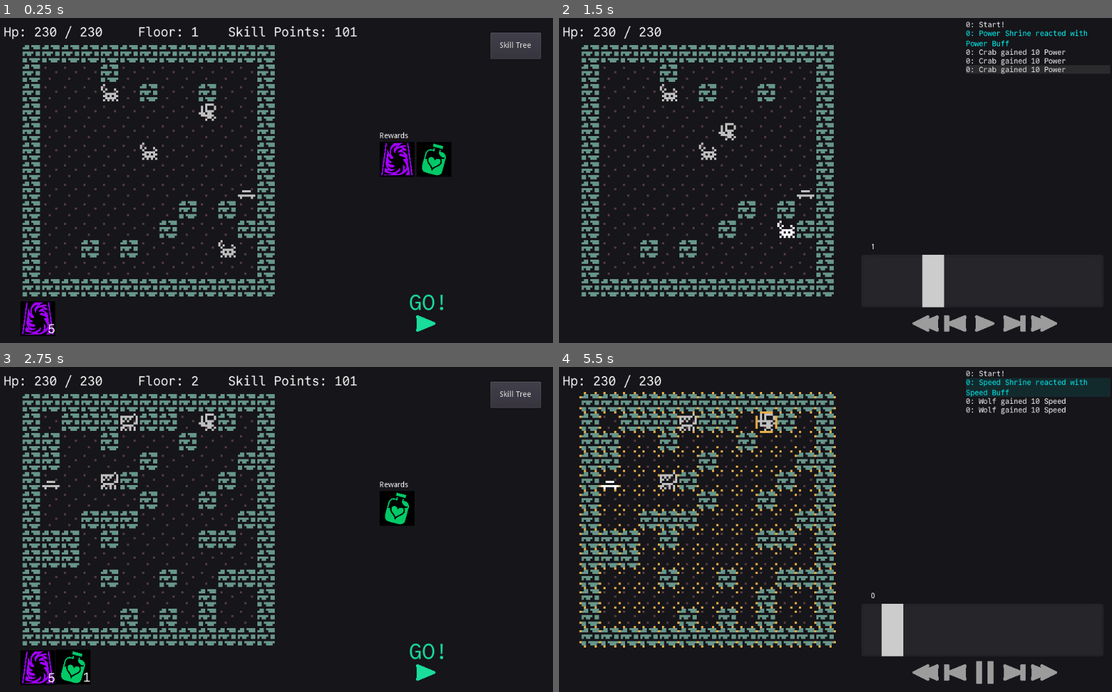
Above: before the commit, frames 1-4 (two rows, left to right).
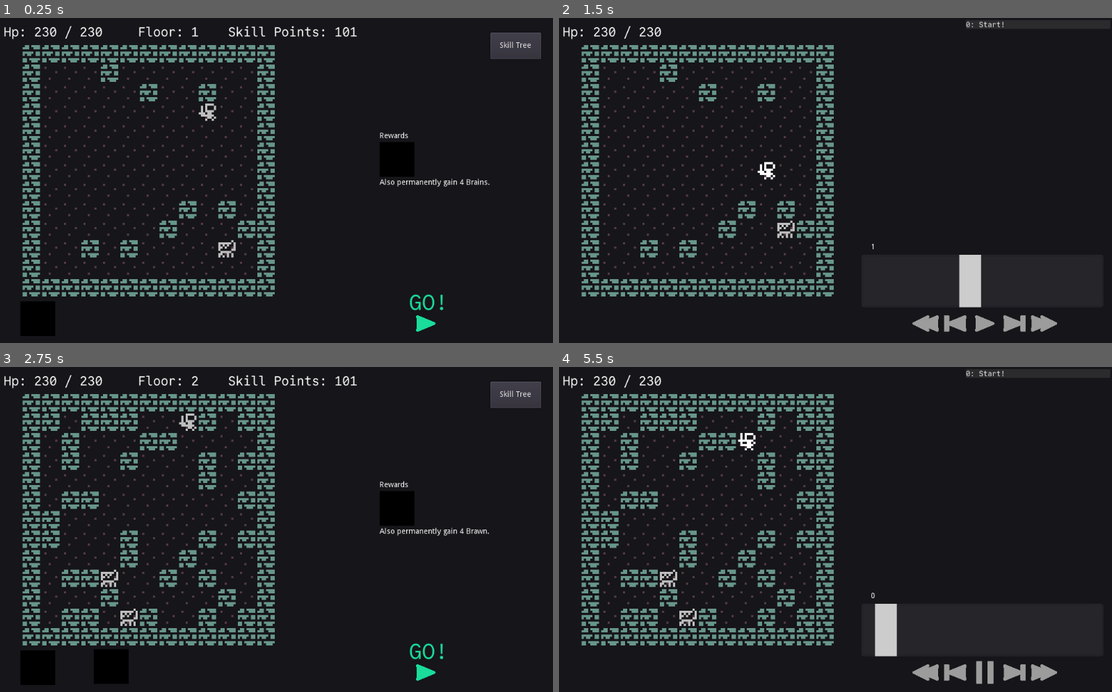
Above: after the commit, the same moments.

Repository: redxaxder/7DRL2024
Game: Godot game, scene res://main.tscn
The game is run twice, just before and just after one commit, with the same random seed, the same clock (stepped at 60 frames per second) and the same inputs.
Inputs (mouse positions are in pixels of both pictures, inside the frame that each line leads up to):
- Up to frame 1 (0.25 s): no input
- Up to frame 2 (1.5 s): click (984, 317) at 0.5 s; tap Enter (return) at 1.25 s; move the mouse to (835, 180) at 1.27 s; hold D (right) from 1.28 s (still down); hold Enter (return) from 1.28 s (still down); click (835, 180) at 1.42 s
- Up to frame 3 (2.75 s): tap Space (toggle) at 1.55, 2.1 s; move the mouse to (165, 545) at 2.02 s; release D (right) at 2.03 s; release Enter (return) at 2.03 s; hold S (down) from 2.03 s (still down); click (165, 545) at 2.17 s; tap Enter (return) at 2.3 s
- Up to frame 4 (5.5 s): move the mouse to (890, 458) at 2.77 s; release S (down) at 2.78 s; hold D (right) 2.78-3.53 s; hold Enter (return) 2.78-3.53 s; click (890, 458) at 2.92 s; tap Space (toggle) at 3.05, 3.6, 5, 5.3 s; move the mouse to (807, 594) at 3.52 s; hold Up (ui_up) 3.53-4.25 s; click (807, 594) at 3.67 s; tap Enter (return) at 3.8 s; click (1040, 373) at 4.27 s; move the mouse to (1001, 578) at 5.02 s; hold A (left) from 5.03 s (still down); hold Enter (return) from 5.03 s (still down); click (1001, 578) at 5.17 s

The runs differ from the first frame. In frame 1, 1.8% of the frame differs, in the area x 3-89%, y 20-98%; in frame 2, 2.6%; in frame 3, 8.3%; in frame 4, 9.7%, in the area x 3-96%, y 3-90%.

Commit message:
WIP. Stats description on skills view. CONSUMABLE BUTTONS BROKEN.

Diff:
--- a/ViewSkillTree.gd
+++ b/ViewSkillTree.gd
@@ -13,6 +13,8 @@
 var clicked_skill: Skill
 var unlocked_skills: Dictionary
 var containers: Array
+
+var reward_bonuses = []
 
 
 
@@ -53,7 +55,7 @@
 	$SkillTreeContainer/UnlockButton.connect("pressed", self, 'unlockSkill', [])
 
 
-	get_node("%SkillTreeContainer").connect("mouse_exited", self, 'unhover_container', [])
+	# get_node("%SkillTreeContainer").connect("mouse_exited", self, 'unhover_container', [])
 
 func set_skills(st: SkillTree):
 	selected_skill = null
@@ -69,7 +71,7 @@
 			var button = preload("res://graphics/random_icon.tscn").instance()
 			button.connect("pressed", self, 'click_skill', [skill, button])
 			button.connect("mouse_entered", self, 'hover_button', [skill, button])
-			#button.connect("mouse_exited", self, 'unhover_button', [skill, button])
+			button.connect("mouse_exited", self, 'unhover_button', [skill, button])
 			button.set_input(skill)
 			button.mouse_filter = Control.MOUSE_FILTER_PASS
 			containers[i].add_child(button)
@@ -212,6 +214,9 @@
 		update_num_skills_to_unlock(progress)
 		emit_signal("skill_unlocked")
 
+func set_reward_bonuses(p_reward_bonuses):
+	reward_bonuses = p_reward_bonuses
+
 func recalculate_player_bonuses():
 	player_stats.clear_bonuses()
 
@@ -225,8 +230,47 @@
 	# add in skill tree unlock bonuses
 	for skill in skill_tree.unlocks:
 		if skill.kind == Skill.Kind.Bonus:
-			pass
-			#player_stats.apply_bonus(skill.bonus)
+			for b in skill.bonuses:
+				player_stats.apply_bonus(b)
+
+
+	for b in reward_bonuses:
+		player_stats.apply_bonus(b)
+
+	update_stats(player_stats)
+
+func update_stats(player_stats):
+	var methods = [
+		"Brawn",
+		"Brains",
+		"Guts",
+		"Eyesight",
+		"Footwork",
+		"Hustle",
+#
+#		"max_hp",
+#		"damage",
+#		"speed",
+#		"accuracy",
+#		"evasion",
+#		"crit",
+#		"crit_chance",
+#		"crit_mult",
+#		"physical", "fire", "poison", "ice",
+#		"physical_resist", "fire_resist", "poison_resist", "ice_resist"
+	]
+	var dict = {}
+	for k in methods: dict[k] = player_stats.call(k.to_lower())
+	var stats_text = ""
+	stats_text += "Stats:\n"
+	stats_text += "------\n"
+	for key in dict:
+		stats_text += "{0}: {1}    ({2})\n".format([
+			key,
+			dict[key],
+			player_stats.call(key.to_lower()+"_desc")
+		])
+	get_node("%Stats").text = stats_text
 
 func update_num_skills_to_unlock(p_progress: int):
 	progress = p_progress
--- a/ViewSkillTree.tscn
+++ b/ViewSkillTree.tscn
@@ -64,3 +64,12 @@
 margin_right = 200.0
 margin_bottom = 223.0
 text = "Unlock"
+
+[node name="Stats" type="RichTextLabel" parent="."]
+unique_name_in_owner = true
+margin_left = 670.0
+margin_top = 284.0
+margin_right = 970.0
+margin_bottom = 584.0
+text = "Foo bar asdkflasjfdsa
+"
--- a/data/combat_model/StatBlock.gd
+++ b/data/combat_model/StatBlock.gd
@@ -42,6 +42,13 @@
 func footwork(): return get_modified_stat(Stat.Kind.Footwork)
 func hustle(): return get_modified_stat(Stat.Kind.Hustle)
 
+func brawn_desc(): return "affects Health & Damage"
+func brains_desc(): return "affects Accuracy & Damage"
+func guts_desc(): return "affects Health & Evasion"
+func eyesight_desc(): return "affects Accuracy & Crit"
+func footwork_desc(): return "affects Speed & Evasion"
+func hustle_desc(): return "affects Speed & Crit"
+
 # derived stats
 func max_hp() -> int: return get_modified_stat(Stat.Kind.Health)
 func accuracy() -> int: return get_modified_stat(Stat.Kind.Accuracy)
--- a/data/consumables/Consumables.gd
+++ b/data/consumables/Consumables.gd
@@ -9,8 +9,11 @@
 
 export var health_potion_amount = 25
 
+export var stat_reward_increase = 4
+
 var rewards = []
-var won_rewards = [];
+var won_rewards = []
+var won_stats = []
 
 var CONSUMABLE_TYPES = {
 	"teleport": {
@@ -72,9 +75,21 @@
 		better_button.connect("mouse_exited",self,"unhover_button", [config, better_button])
 		unhover_button(config, better_button)
 
+# copy consumable rewards to won_rewards so they can be slowly transferred out
+# immediately returned reward stat bonuses
 func win_rewards():
 	won_rewards = DataUtil.dup_array(rewards)
-	pass
+
+	var reward_bonuses = []
+	for s in won_stats:
+		var bonus = Bonus.new()
+		bonus.initialize_bonus(s, stat_reward_increase)
+		reward_bonuses.append(bonus)
+
+
+	print("won rewards "+ str(stat_reward_increase))
+
+	return reward_bonuses
 
 func transfer_reward():
 	var r = won_rewards.pop_back()
@@ -83,7 +98,37 @@
 		consumable_inventory[r] += 1
 		CONSUMABLE_TYPES[r].shake = 30
 
+func get_reward_messages():
+	var messages = []
+	for reward_key in rewards:
+		var reward_name = CONSUMABLE_TYPES[reward_key].name
+		messages.append(str("You got a ", reward_name,"."))
+
+	print("get rewards messages"+ str(stat_reward_increase))
+
+	for s in won_stats:
+		messages.append("You gain {0} {1}.".format([
+			stat_reward_increase,
+			Stat.NAME[s]
+		]))
+	return messages
+
 func init_rewards():
+	var stat_text = ""
+	won_stats = [
+		randi() % 6
+	]
+	stat_reward_increase = (randi() % 3) + 3
+	print("init rewards "+ str(stat_reward_increase))
+
+	for s in won_stats:
+		stat_text += "Also permanently gain {0} {1}.\n".format([
+			stat_reward_increase,
+			Stat.NAME[s]
+		])
+	get_node("%stat").text = stat_text
+
+
 	var children = get_node("%Rewards").get_children()
 	for c in children:
 		c.queue_free()
--- a/data/skills/Activation.gd
+++ b/data/skills/Activation.gd
@@ -40,7 +40,6 @@
 	# on-crit
 	#medium
 	# overkill
-	MAX
 	}
 enum FilterFocus { Source, Target }
 const FILTER_FOCUS = [
--- a/main.gd
+++ b/main.gd
@@ -23,6 +23,8 @@
 var next_encounter_base_state: EncounterState # without player buffs applied
 var next_encounter_map: Map
 var encounter_result: EncounterState
+
+var reward_bonuses = []
 
 # are we waiting for the player to decide to do an encounter, (true) or
 # are we in the history view (false)?
@@ -90,11 +92,14 @@
 func new_game():
 	gameover = false
 
+	reward_bonuses = []
+
 	skill_tree = SkillTree.new()
 #	skill_tree.hand_rolled_skill_tree()
 	skill_tree.random_skill_tree(1234)
 	get_node("%ViewSkillTree").set_skills(skill_tree)
 	player_stats = Actor.get_stat_block(Actor.Type.Player)
+	get_node("%ViewSkillTree").update_stats(player_stats)
 	player_hp = player_stats.max_hp()
 	progress = 0
 
@@ -102,6 +107,7 @@
 	randomize()
 	get_node("%ConsumablesContainer").init_starting_consumables()
 	make_encounter()
+
 
 
 func history_scroll(s: EncounterState, what: EncounterEvent):
@@ -136,9 +142,8 @@
 	var victory_text = []
 	var Consumables =  get_node("ConsumablesContainer")
 	victory_text.append("You won!")
-	for reward_key in Consumables.rewards:
-		var reward_name = Consumables.CONSUMABLE_TYPES[reward_key].name
-		victory_text.append(str("You got a ", reward_name,"."))
+	victory_text.append_array(Consumables.get_reward_messages())
+
 	driver.tick()
 	get_node("%state_view").init_view(driver.history.get_state(0), map)
 	get_node("%history_view").view(driver.history, map, victory_text)
@@ -164,15 +169,25 @@
 	player_hp = remaining_hp - temp_hp
 
 	if player_hp > 0:
-		get_node("%ConsumablesContainer").win_rewards()
+		win_rewards()
 		make_encounter()
 	else:
 		gameover = true
 		update_button_visibility()
 
 func sneak():
-	get_node("%ConsumablesContainer").win_rewards()
+	win_rewards()
 	no_go()
+
+func win_rewards():
+	reward_bonuses.append_array(
+		get_node("%ConsumablesContainer").win_rewards()
+	)
+	var prev_max_hp = player_stats.max_hp()
+	get_node("%ViewSkillTree").set_reward_bonuses(reward_bonuses)
+	get_node("%ViewSkillTree").recalculate_player_bonuses()
+	var new_max_hp = player_stats.max_hp()
+	player_hp = player_hp + new_max_hp - prev_max_hp
 
 func restart():
 	new_game()
@@ -220,7 +235,7 @@
 		var spawn = e.units[randi() % e.units.size()]
 		state.add_actor(Actor.create_unit(spawn, Constants.ENEMY_FACTION), passable.pop_back().loc)
 
-	var max_shrines = 1 + int(progress / 5)
+	var max_shrines = int(progress / 5)
 	var num_shrines = randi() % (max_shrines + 1)
 	for _i in num_shrines:
 		if passable.size() == 0: break
--- a/main.tscn
+++ b/main.tscn
@@ -219,20 +219,23 @@
 margin_bottom = -291.0
 
 [node name="Label" type="Label" parent="ConsumablesContainer/RewardsContainer"]
-margin_right = 53.0
+margin_right = 69.0
 margin_bottom = 14.0
 text = "Rewards"
 
 [node name="Rewards" type="HBoxContainer" parent="ConsumablesContainer/RewardsContainer"]
 unique_name_in_owner = true
 margin_top = 18.0
-margin_right = 53.0
+margin_right = 69.0
 margin_bottom = 18.0
 
 [node name="stat" type="Label" parent="ConsumablesContainer/RewardsContainer"]
+unique_name_in_owner = true
 margin_top = 22.0
-margin_right = 53.0
-margin_bottom = 36.0
+margin_right = 69.0
+margin_bottom = 53.0
+text = "Gain stat 1
+Gain stat 2"
 
 [node name="ConsumablesCounter" type="Timer" parent="."]
 unique_name_in_owner = true
--- a/misc/BetterButton.tscn
+++ b/misc/BetterButton.tscn
@@ -3,15 +3,16 @@
 [ext_resource path="res://fonts/CommitMono-400-Regular.otf" type="DynamicFontData" id=1]
 [ext_resource path="res://misc/BetterButton.gd" type="Script" id=2]
 
-[sub_resource type="StyleBoxTexture" id=3]
+[sub_resource type="StyleBoxTexture" id=1]
 
 [sub_resource type="DynamicFont" id=2]
 font_data = ExtResource( 1 )
 
 [node name="BetterButton" type="Panel"]
+modulate = Color( 0, 0, 0, 1 )
 anchor_right = 1.0
 anchor_bottom = 1.0
-custom_styles/panel = SubResource( 3 )
+custom_styles/panel = SubResource( 1 )
 script = ExtResource( 2 )
 __meta__ = {
 "_edit_group_": true
